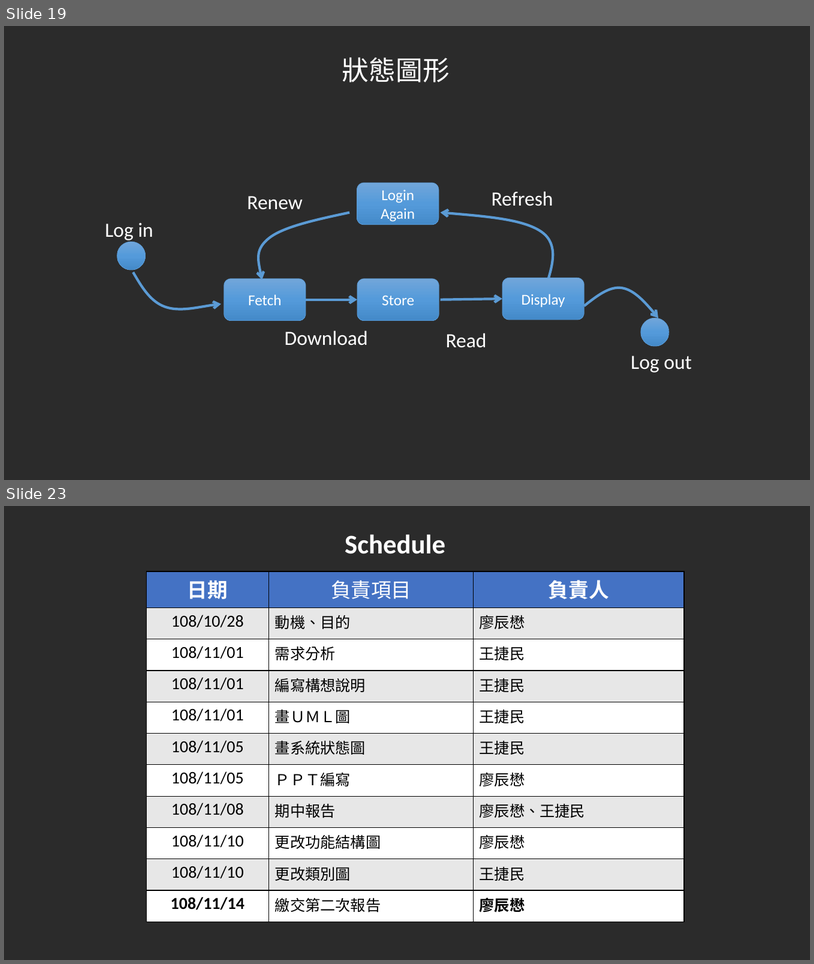
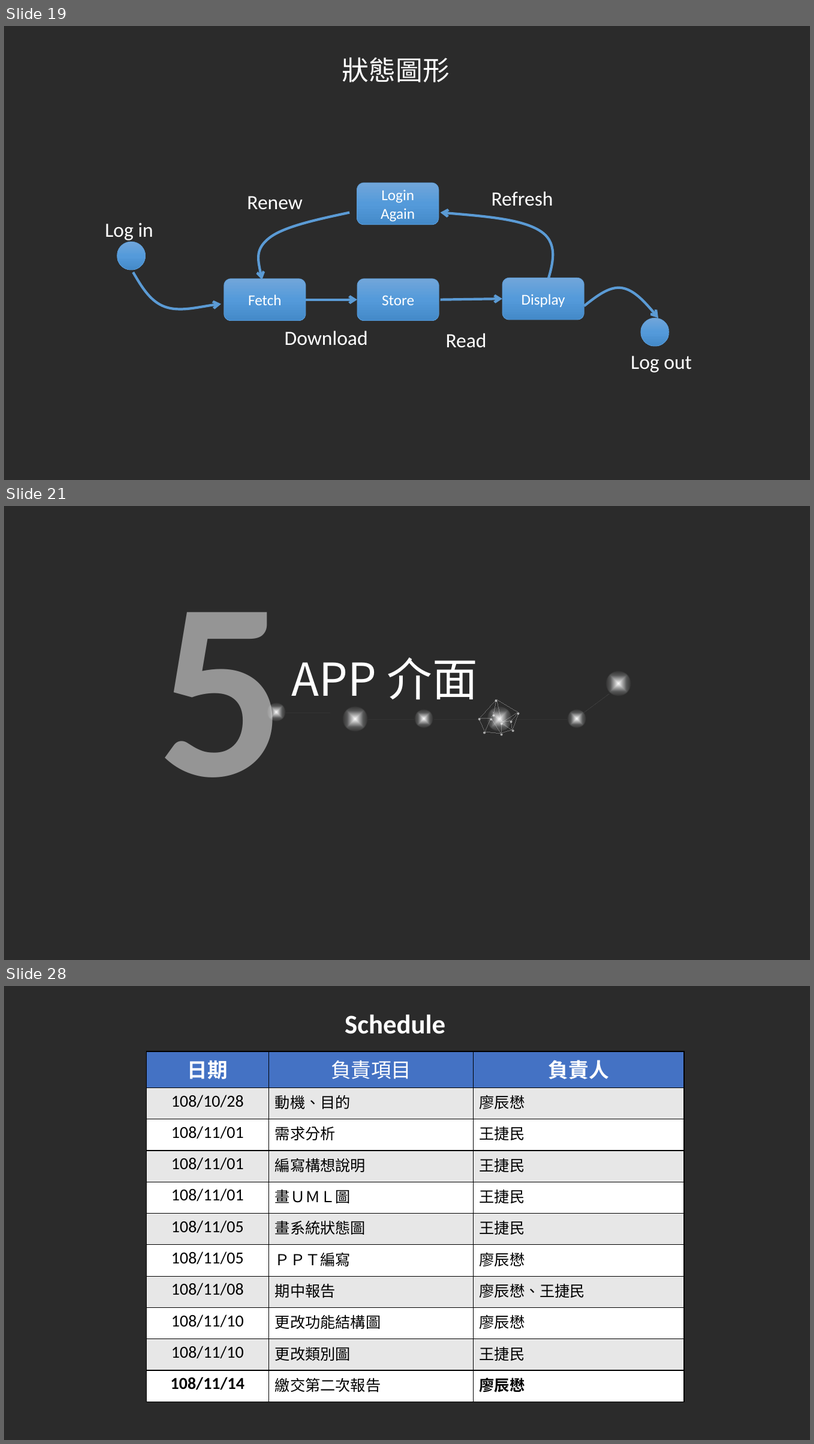
Before and after one commit to JammyTW/107_SE_Team-5, a slide deck: 軟體工程Team5報告 .pptx. Shown one above the other, each under a label of ours: slides 19 and 23 before the commit, slides 19, 21 and 28 after it; the slides between them are not shown. The pictures are 814x964 and 814x1444 pixels, drawn with LibreOffice and Linux fonts; fonts in the diff are those of the drawing; background and template pictures are left out; a plain dark background stands for a picture behind light text. Boxes give left, top, right and bottom in pixels: in the first picture for what was removed or moved away, otherwise in the second. Text is boxed around its words. In the diff, an @@ line names an element or a change of style, - is before the commit and + after.

```diff
--- a/軟體工程Team5報告 .pptx
+++ b/軟體工程Team5報告 .pptx
@@ slide 21 added at (x1=4, y1=506, x2=810, y2=960), background picture (left out) @@
@@ text added at (x1=158, y1=612, x2=285, y2=777), 300 pt, text #FFFFFF at 20% opacity, bold @@
+5
@@ text added at (x1=292, y1=657, x2=478, y2=700), 54 pt, text #FFFFFF @@
+APP 介面
@@ ellipse added at (x1=606, y1=670, x2=632, y2=697), fill gradient #FFFFFF to #FBFDFE @@
@@ ellipse added at (x1=267, y1=702, x2=286, y2=722), fill gradient #FFFFFF to #FBFDFE @@
@@ line added from (609, 694) to (584, 712), #FFFFFF 0.05 pt @@
@@ line added from (286, 713) to (330, 713), #FFFFFF 0.05 pt @@
@@ ellipse added at (x1=342, y1=706, x2=368, y2=732), fill gradient #FFFFFF to #FBFDFE @@
@@ line added from (368, 720) to (414, 720), #FFFFFF 0.05 pt @@
@@ ellipse added at (x1=414, y1=709, x2=434, y2=729), fill gradient #FFFFFF to #FBFDFE @@
@@ line added from (434, 720) to (487, 720), #FFFFFF 0.05 pt @@
@@ ellipse added at (x1=487, y1=706, x2=513, y2=732), fill gradient #FFFFFF to #FBFDFE @@
@@ group added at (x1=479, y1=700, x2=519, y2=733): 19 lines @@
@@ line added from (513, 720) to (567, 720), #FFFFFF 0.05 pt @@
@@ group added at (x1=478, y1=700, x2=520, y2=736): 10 ellipses @@
@@ ellipse added at (x1=567, y1=709, x2=587, y2=729), fill gradient #FFFFFF to #FBFDFE @@
@@ what was slide 23 is now slide 28 @@
```
Also in this commit, not shown: 9 slides changed, 5 other slides added, 1 other file.
